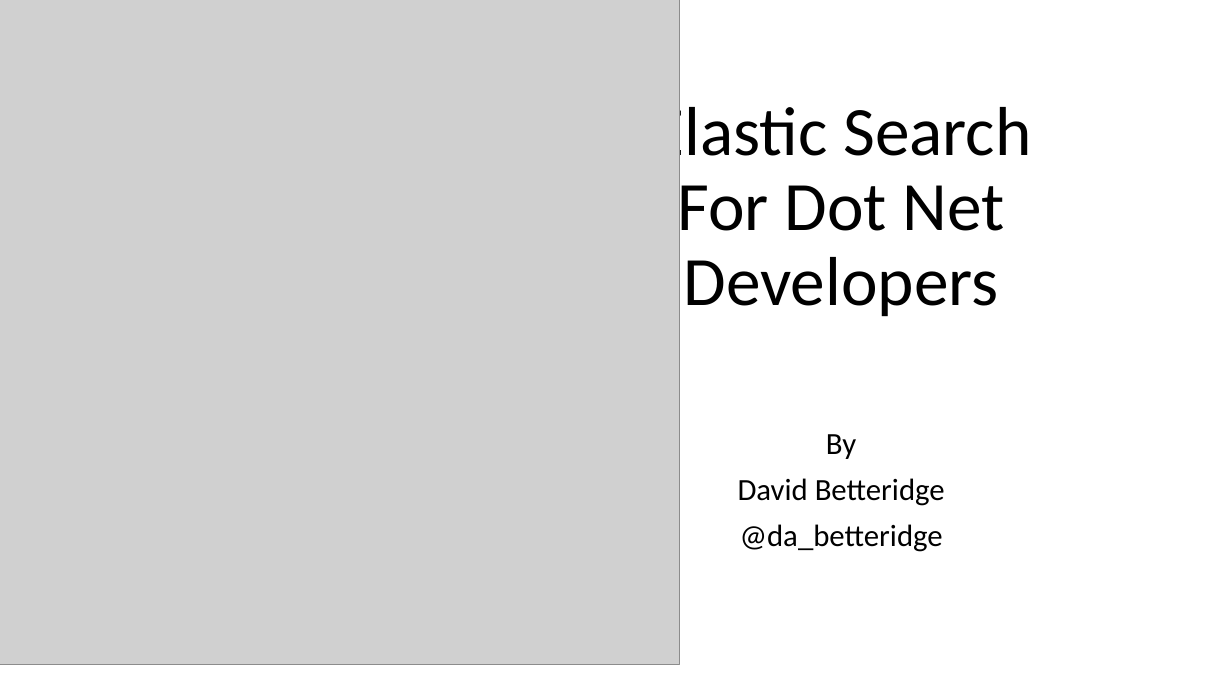
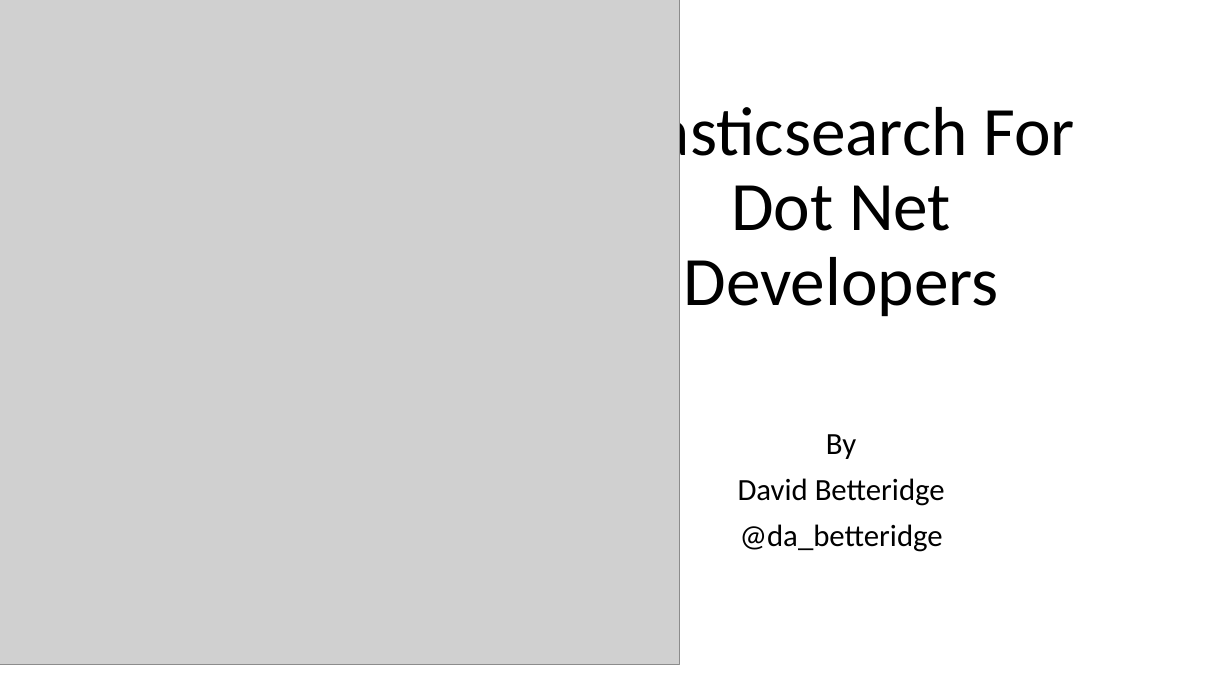
Before and after one commit to DavidBetteridge/ElasticSearchTalk, a slide deck: slide 1 of Elastic Search Talk.pptx. Drawn at 1232x693 pixels with LibreOffice and Linux fonts; fonts in the diff are those of the drawing; grey boxes stand for pictures. Boxes give left, top, right and bottom in pixels: in the first picture for what was removed or moved away, otherwise in the second. Text is boxed around its words. In the diff, an @@ line names an element or a change of style, - is before the commit and + after.

```diff
--- a/Elastic Search Talk.pptx
+++ b/Elastic Search Talk.pptx
@@ title at [607, 98, 1075, 317]: text changed @@
-Elastic Search For Dot Net Developers
+Elasticsearch For Dot Net Developers
```
Also in this commit, not shown: 1 other file.
